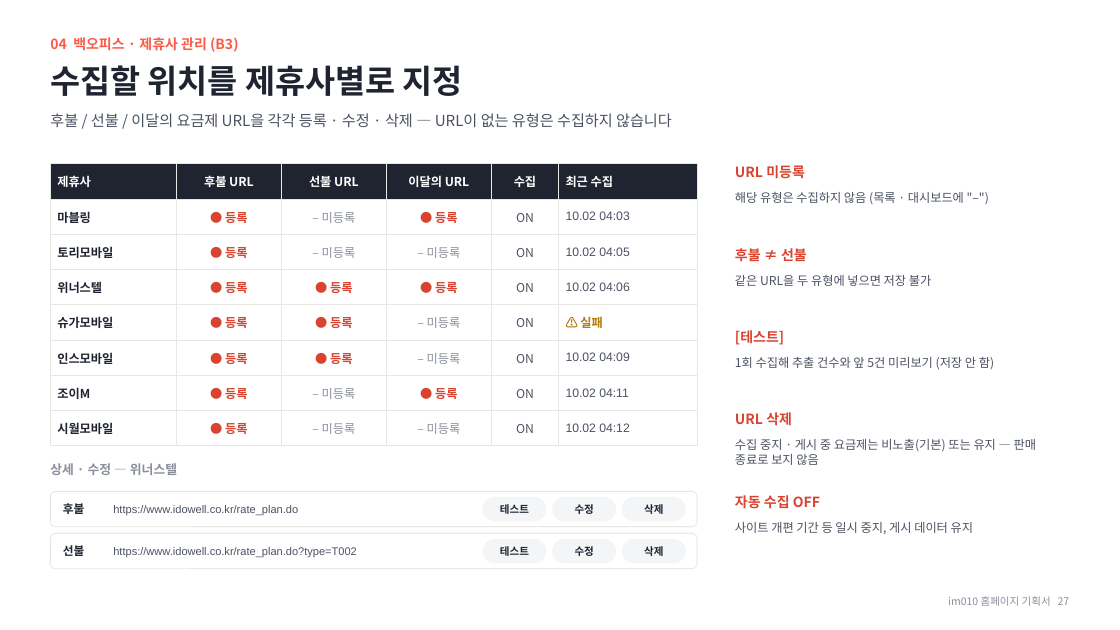
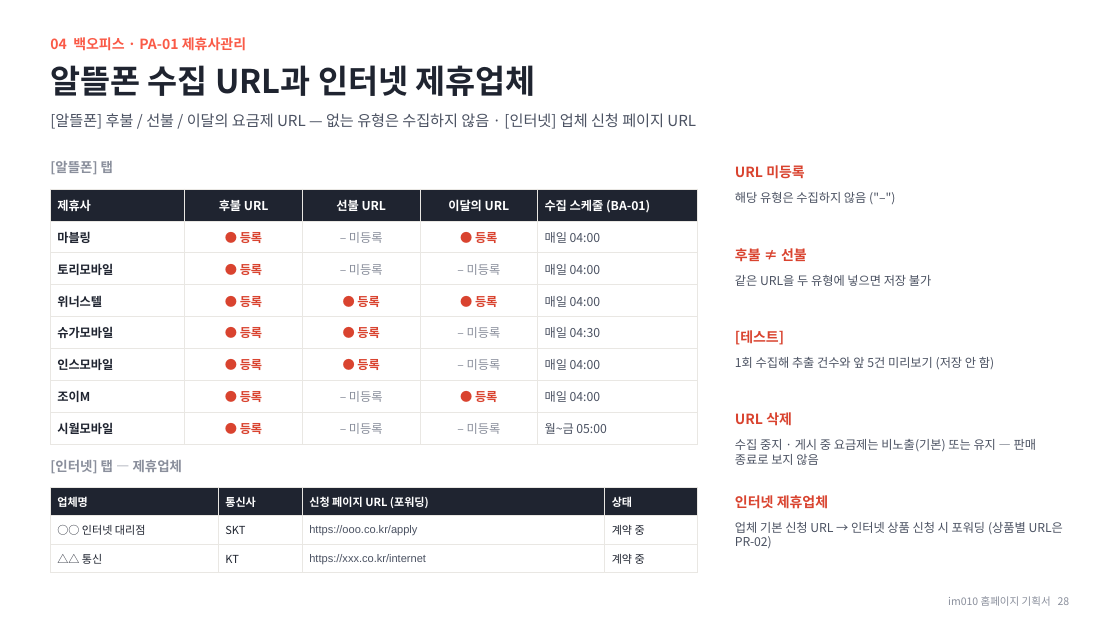
Before and after one commit to chlee-oss/im010, a slide deck: slide 28 of im010_기획서.pptx (slide 27 before the commit). Drawn at 1120x630 pixels with LibreOffice and Linux fonts; fonts in the diff are those of the drawing. Boxes give left, top, right and bottom in pixels: in the first picture for what was removed or moved away, otherwise in the second. Text is boxed around its words. In the diff, an @@ line names an element or a change of style, - is before the commit and + after.

```diff
--- a/im010_기획서.pptx
+++ b/im010_기획서.pptx
@@ text at [50,37,246,51]: text changed @@
-04 백오피스 · 제휴사 관리 (B3)
+04 백오피스 · PA-01 제휴사관리
@@ text at [50,65,536,96]: text changed @@
-수집할 위치를 제휴사별로 지정
+알뜰폰 수집 URL과 인터넷 제휴업체
@@ text at [50,113,696,129]: text changed @@
-후불 / 선불 / 이달의 요금제 URL을 각각 등록 · 수정 · 삭제 — URL이 없는 유형은 수집하지 않습니다
+[알뜰폰] 후불 / 선불 / 이달의 요금제 URL — 없는 유형은 수집하지 않음 · [인터넷] 업체 신청 페이지 URL
@@ text added at [50,161,113,174], 11.5 pt, text #8A8F9C, bold @@
+[알뜰폰] 탭
@@ table at [50,189,697,438] @@
-column 5: 수집 | ON | ON | ON | ON | ON | ON | ON
-column 6: 최근 수집 | 10.02 04:03 | 10.02 04:05 | 10.02 04:06 | ⚠ 실패 | 10.02 04:09 | 10.02 04:11 | 10.02 04:12
+column 5: 수집 스케줄 (BA-01) | 매일 04:00 | 매일 04:00 | 매일 04:00 | 매일 04:30 | 매일 04:00 | 매일 04:00 | 월~금 05:00
@@ table: place and size @@
-table at [50,164,697,438]
+table at [50,189,697,438]
@@ text at [735,192,866,203]: text changed @@
-해당 유형은 수집하지 않음 (목록 · 대시보드에 "–")
+해당 유형은 수집하지 않음 ("–")
@@ text removed at [50,463,177,475] @@
-상세 · 수정 — 위너스텔
@@ text added at [50,460,182,473], 11.5 pt, text #8A8F9C, bold @@
+[인터넷] 탭 — 제휴업체
@@ rounded rectangle removed at [50,492,697,527] @@
@@ table added at [50,487,697,571], 3 rows, 4 columns @@
+업체명 | 통신사 | 신청 페이지 URL (포워딩) | 상태
+○○ 인터넷 대리점 | SKT | https://ooo.co.kr/apply | 계약 중
+△△ 통신 | KT | https://xxx.co.kr/internet | 계약 중
@@ text removed at [63,503,84,514] @@
-후불
@@ text removed at [113,505,298,515] @@
-https://www.idowell.co.kr/rate_plan.do
@@ rounded rectangle removed at [483,497,546,521] @@
-테스트
@@ rounded rectangle removed at [553,497,616,521] @@
-수정
@@ rounded rectangle removed at [623,497,686,521] @@
-삭제
@@ text at [735,495,828,509]: text changed @@
-자동 수집 OFF
+인터넷 제휴업체
@@ rounded rectangle removed at [50,534,697,569] @@
@@ rounded rectangle removed at [483,539,546,563] @@
-테스트
@@ rounded rectangle removed at [553,539,616,563] @@
-수정
@@ rounded rectangle removed at [623,539,686,563] @@
-삭제
@@ text at [735,522,1063,548]: text changed @@
-사이트 개편 기간 등 일시 중지, 게시 데이터 유지
+업체 기본 신청 URL → 인터넷 상품 신청 시 포워딩 (상품별 URL은 PR-02)
@@ text removed at [63,545,84,556] @@
-선불
@@ text removed at [113,547,357,557] @@
-https://www.idowell.co.kr/rate_plan.do?type=T002
@@ text at [948,596,1070,606]: text changed @@
-im010 홈페이지 기획서 27
+im010 홈페이지 기획서 28
```
Also in this commit, not shown: 18 other slides changed, 3 slides added, 2 slides removed.
